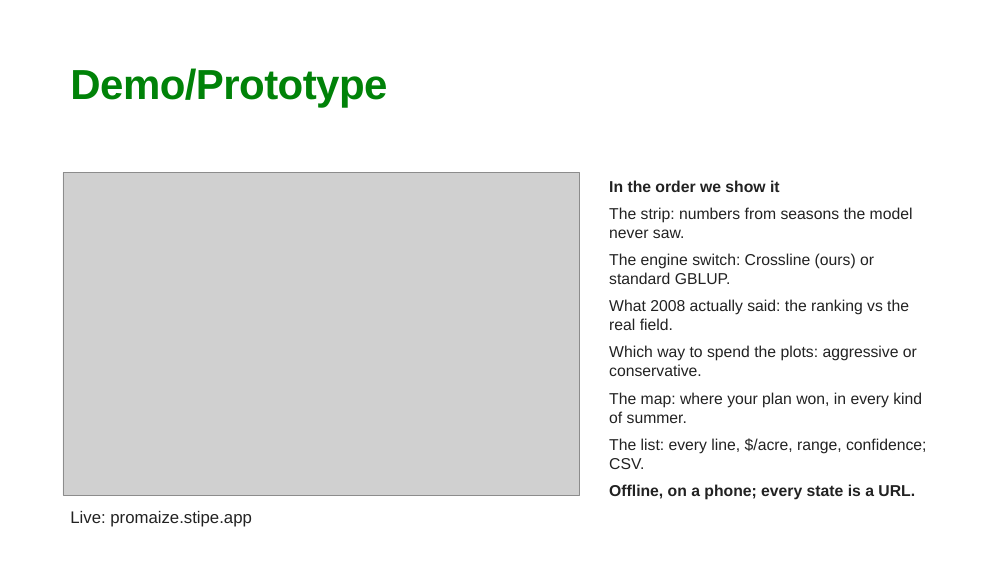
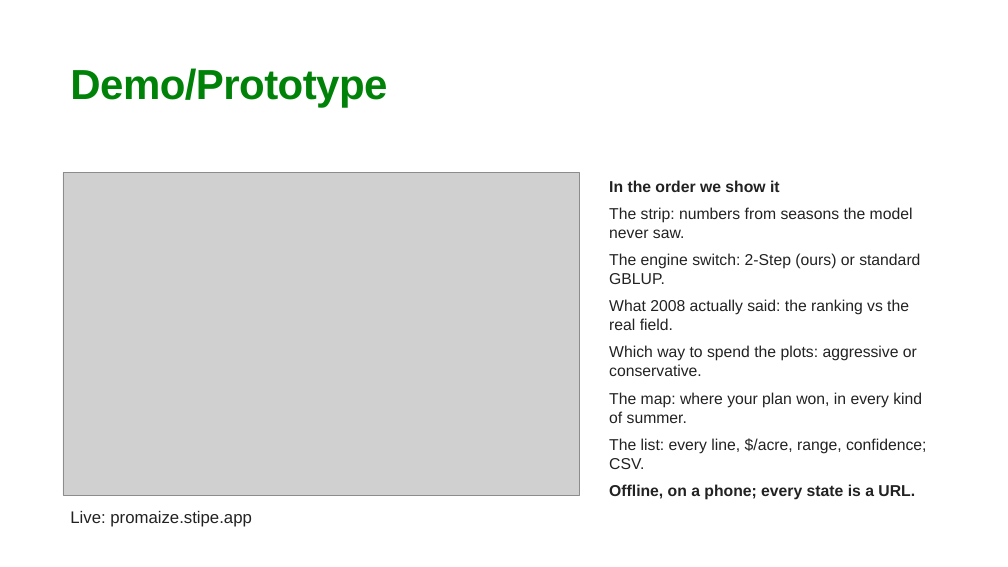
Before and after one commit to Ouroboros505/sydag-2026, a slide deck: slide 7 of docs/ProMaize_deck.pptx. Drawn at 1008x567 pixels with LibreOffice and Linux fonts; fonts in the diff are those of the drawing; grey boxes stand for pictures; background and template pictures are left out. Boxes give left, top, right and bottom in pixels: in the first picture for what was removed or moved away, otherwise in the second. Text is boxed around its words. In the diff, an @@ line names an element or a change of style, - is before the commit and + after.

Commit message:
Deck with 2-Step

```diff
--- a/docs/ProMaize_deck.pptx
+++ b/docs/ProMaize_deck.pptx
@@ text at [609, 253, 920, 284]: text changed @@
-The engine switch: Crossline (ours) or standard GBLUP.
+The engine switch: 2-Step (ours) or standard GBLUP.
```
